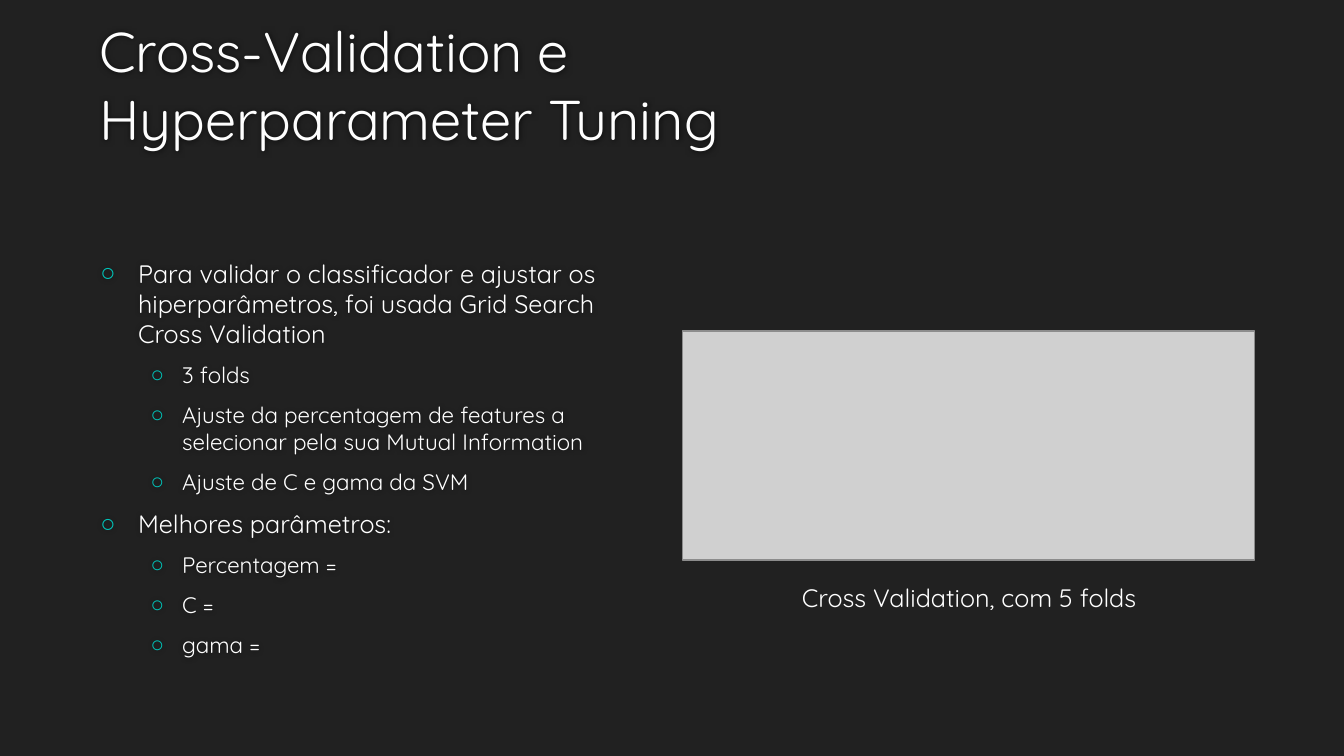
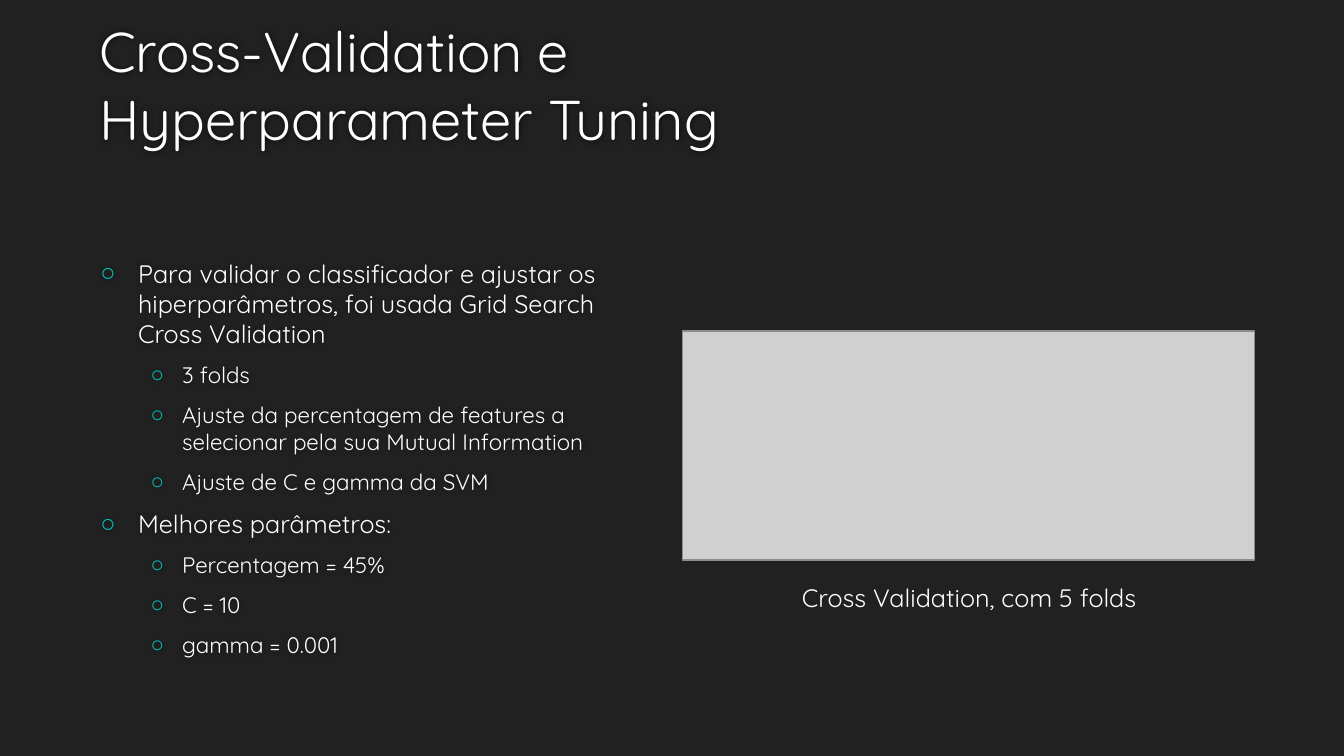
Before and after one commit to JoaoSRocha/AGE_Costa_Rocha, a slide deck: slide 19 of mid-season_report/AGE.pptx. Drawn at 1344x756 pixels with LibreOffice and Linux fonts; fonts in the diff are those of the drawing; grey boxes stand for pictures; background and template pictures are left out. Boxes give left, top, right and bottom in pixels: in the first picture for what was removed or moved away, otherwise in the second. Text is boxed around its words. In the diff, an @@ line names an element or a change of style, - is before the commit and + after.

Commit message:
update commit on presentations

```diff
--- a/mid-season_report/AGE.pptx
+++ b/mid-season_report/AGE.pptx
@@ text at (182, 473, 489, 495): text changed @@
-  ○ Ajuste de C e gama da SVM
+  ○ Ajuste de C e gamma da SVM
@@ text at (182, 557, 385, 658): text changed @@
-  ○ Percentagem =
-  ○ C =
-  ○ gama =
+  ○ Percentagem = 45%
+  ○ C = 10
+  ○ gamma = 0.001
```
Also in this commit, not shown: 4 other slides changed, 5 slides added, 5 other files.
